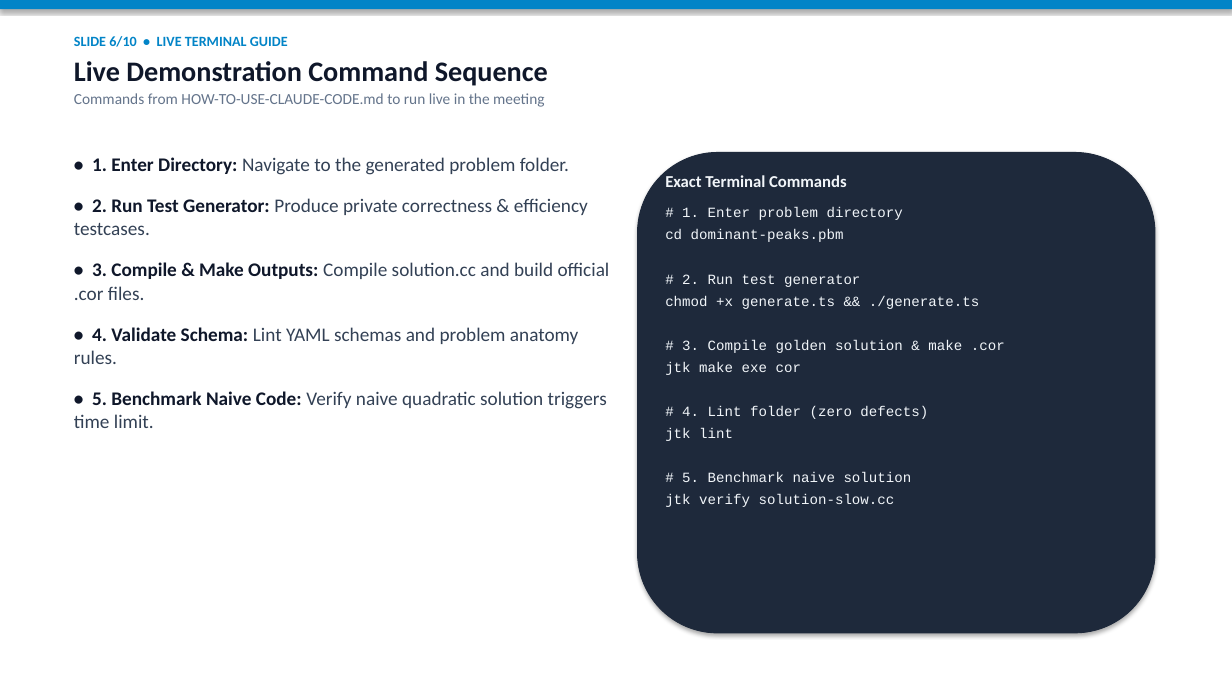
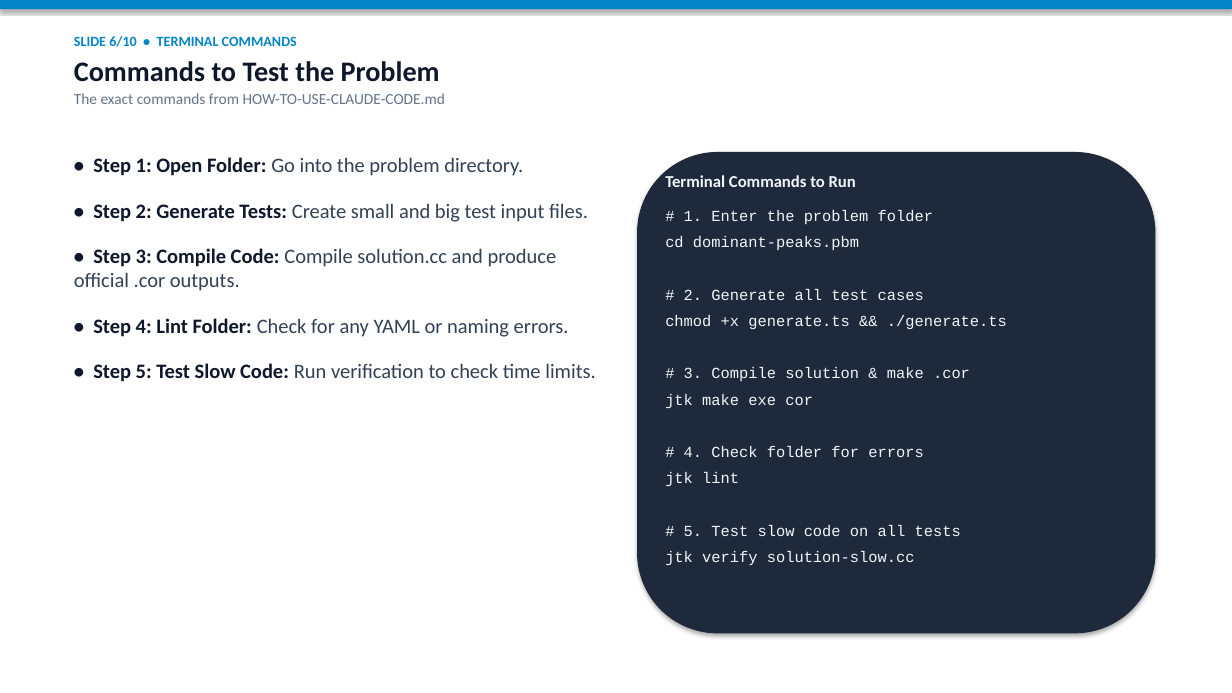
Before and after one commit to SuisSanem000/jutge-private, a slide deck: slide 6 of work/01-meeting-presentation-and-demo-20261112/meeting-summary-presentation.pptx. Drawn at 1232x693 pixels with LibreOffice and Linux fonts; fonts in the diff are those of the drawing. Boxes give left, top, right and bottom in pixels: in the first picture for what was removed or moved away, otherwise in the second. Text is boxed around its words. In the diff, an @@ line names an element or a change of style, - is before the commit and + after.

Commit message:
feat(summary): add simple 10-slide presentation and speaking guide in summary folder

```diff
--- a/work/01-meeting-presentation-and-demo-20261112/meeting-summary-presentation.pptx
+++ b/work/01-meeting-presentation-and-demo-20261112/meeting-summary-presentation.pptx
@@ text at [74,36,445,104]: text changed @@
-SLIDE 6/10 • LIVE TERMINAL GUIDE
-Live Demonstration Command Sequence
-Commands from HOW-TO-USE-CLAUDE-CODE.md to run live in the meeting
+SLIDE 6/10 • TERMINAL COMMANDS
+Commands to Test the Problem
+The exact commands from HOW-TO-USE-CLAUDE-CODE.md
@@ text at [74,157,595,382]: text changed; size 15 to 16 pt @@
-• 1. Enter Directory: Navigate to the generated problem folder.
-• 2. Run Test Generator: Produce private correctness & efficiency testcases.
-• 3. Compile & Make Outputs: Compile solution.cc and build official .cor files.
-• 4. Validate Schema: Lint YAML schemas and problem anatomy rules.
-• 5. Benchmark Naive Code: Verify naive quadratic solution triggers time limit.
+• Step 1: Open Folder: Go into the problem directory.
+• Step 2: Generate Tests: Create small and big test input files.
+• Step 3: Compile Code: Compile solution.cc and produce official .cor outputs.
+• Step 4: Lint Folder: Check for any YAML or naming errors.
+• Step 5: Test Slow Code: Run verification to check time limits.
@@ text at [665,175,933,224]: text changed; size 11 to 12 pt @@
-Exact Terminal Commands
-# 1. Enter problem directory
+Terminal Commands to Run
+# 1. Enter the problem folder
@@ text at [665,236,1007,565]: size 11 to 12 pt in "cd dominant-peaks.pbm", "chmod +x generate.ts && ./generate.ts", "jtk make exe cor", "jtk lint" and 1 more places; more space between paragraphs @@
@@ text at [684,289,924,300]: text changed; size 11 to 12 pt @@
-# 2. Run test generator
+# 2. Generate all test cases
@@ text at [684,367,970,381]: text changed; size 11 to 12 pt @@
-# 3. Compile golden solution & make .cor
+# 3. Compile solution & make .cor
@@ text at [684,446,923,457]: text changed; size 11 to 12 pt @@
-# 4. Lint folder (zero defects)
+# 4. Check folder for errors
@@ text at [684,525,961,536]: text changed; size 11 to 12 pt @@
-# 5. Benchmark naive solution
+# 5. Test slow code on all tests
```
Also in this commit, not shown: 9 other slides changed, 5 other files.
